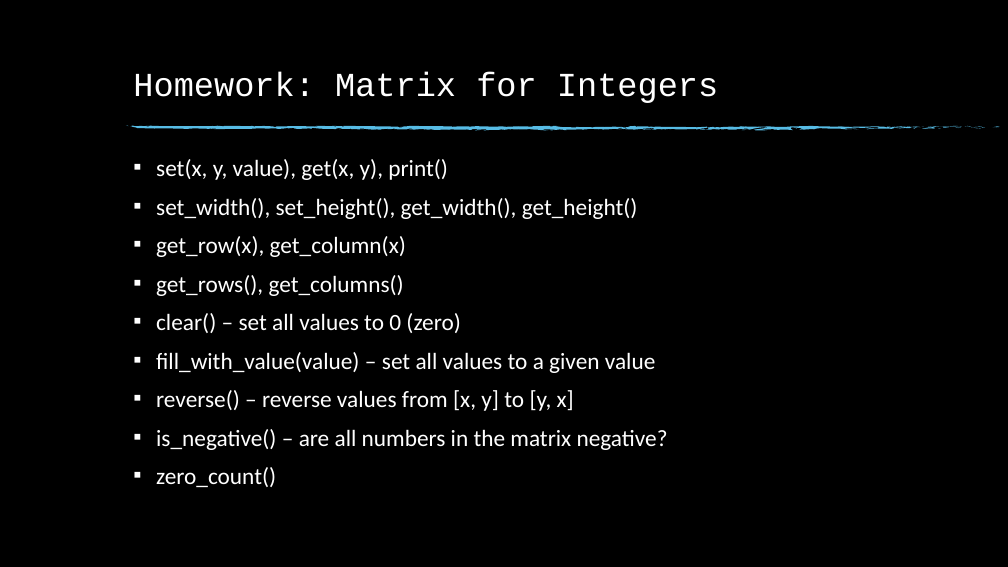
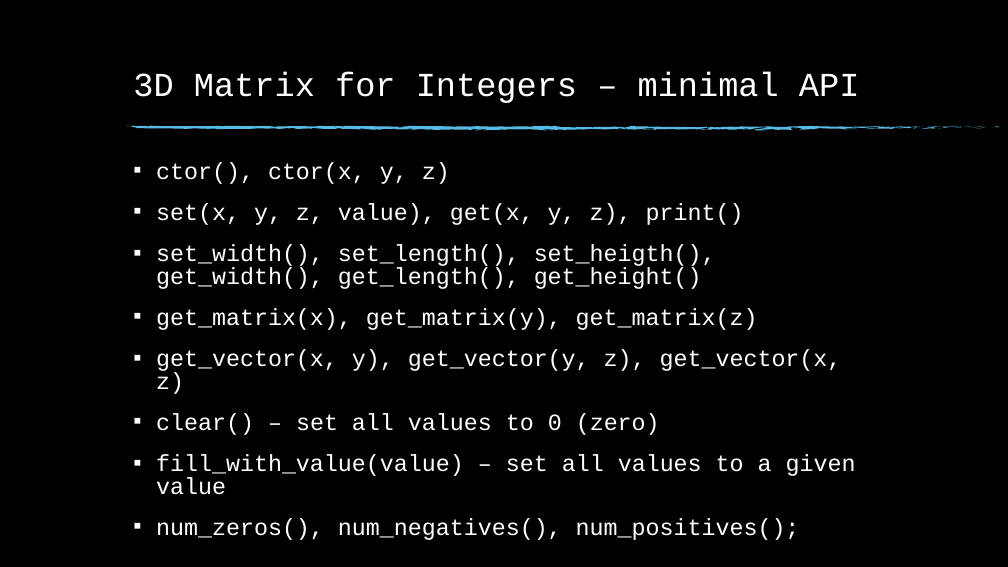
Before and after one commit to fan1x/fan1x.github.io, a slide deck: slide 9 of data/2022-23/cpp/ex02.pptx (slide 6 before the commit). Drawn at 1008x567 pixels with LibreOffice and Linux fonts; fonts in the diff are those of the drawing; background and template pictures are left out. Boxes give left, top, right and bottom in pixels: in the first picture for what was removed or moved away, otherwise in the second. Text is boxed around its words. In the diff, an @@ line names an element or a change of style, - is before the commit and + after.

```diff
--- a/data/2022-23/cpp/ex02.pptx
+++ b/data/2022-23/cpp/ex02.pptx
@@ title at [133,71,860,103]: text changed @@
-Homework: Matrix for Integers
+3D Matrix for Integers – minimal API
@@ text at [156,162,842,394]: text changed; font Calibri to Courier New @@
-▪ set(x, y, value), get(x, y), print()
-▪ set_width(), set_height(), get_width(), get_height()
-▪ get_row(x), get_column(x)
-▪ get_rows(), get_columns()
+▪ ctor(), ctor(x, y, z)
+▪ set(x, y, z, value), get(x, y, z), print()
+▪ set_width(), set_length(), set_heigth(), get_width(), get_length(), get_height()
+▪ get_matrix(x), get_matrix(y), get_matrix(z)
+▪ get_vector(x, y), get_vector(y, z), get_vector(x, z)
@@ text at [156,390,668,487]: text changed; font Calibri to Courier New @@
-▪ reverse() – reverse values from [x, y] to [y, x]
-▪ is_negative() – are all numbers in the matrix negative?
-▪ zero_count()
+▪ num_zeros(), num_negatives(), num_positives();
@@ text at [156,413,856,495]: font Calibri to Courier New in "clear() – set all values to 0 ...", "fill_with_value(value) – set all values to a ..."; line spacing 0.7 to 0.8 @@
```
Also in this commit, not shown: 15 other slides changed, 5 slides added, 9 slides removed.
